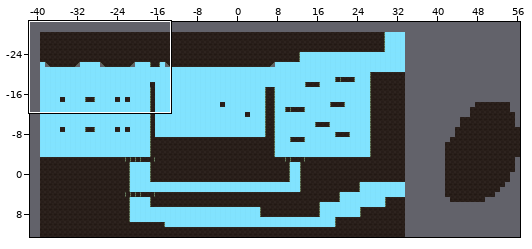
Level history. Tiled map: Assets/Tiled/Level1TileMap/map1-1.tmx. Above: a wide view before the commit, with the close-up outlined.
Close-up. As it was:
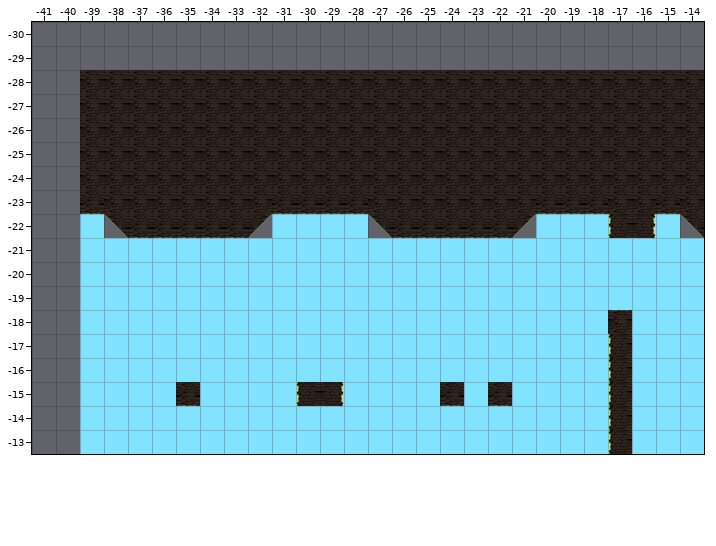
Cells are 256x256 px. Shown: x -41..-14, y -30..-13. The commit also changed other parts of the map, which this record leaves out.
After:
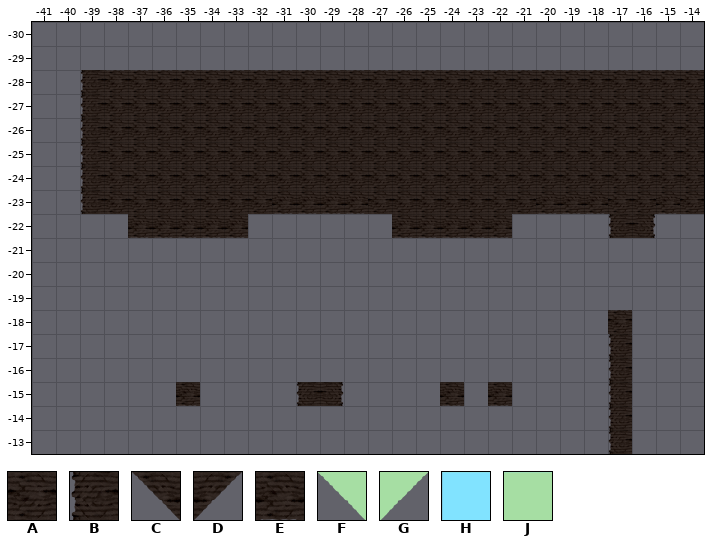
Key: from "Level1 Tileset": A 8, B 9, C 13, D 14, E 16; from "ruleprient256": F 13, G 14, H 30, J 38.
_ is an empty cell, # one hidden under a higher layer.
Changes in this commit:
Layer "prototype" (now hidden):
y -28..-24: x -39 # -> _
y -23: x -39 J -> _; x -31..-28 JJJJ -> ____; x -20..-18 JJJ -> ___; x -15 J -> _
y -22: x -39..-14 HFJJJJJGHHHHFJJJJJGHHHJJHF -> __________________________
y -21..-19: x -39..-14 HHHHHHHHHHHHHHHHHHHHHHHHHH -> __________________________
y -18..-16: x -39..-14 HHHHHHHHHHHHHHHHHHHHHHJHHH -> __________________________
y -15: x -39..-14 HHHHJHHHHJJHHHHJHJHHHHJHHH -> __________________________
y -14..-13: x -39..-14 HHHHHHHHHHHHHHHHHHHHHHJHHH -> __________________________
Layer "ground":
y -28..-24: x -39 A -> B
y -23: x -39 E -> B
y -22: x -38 C -> _; x -32 D -> _; x -27 C -> _; x -21 D -> _; x -14 C -> _
